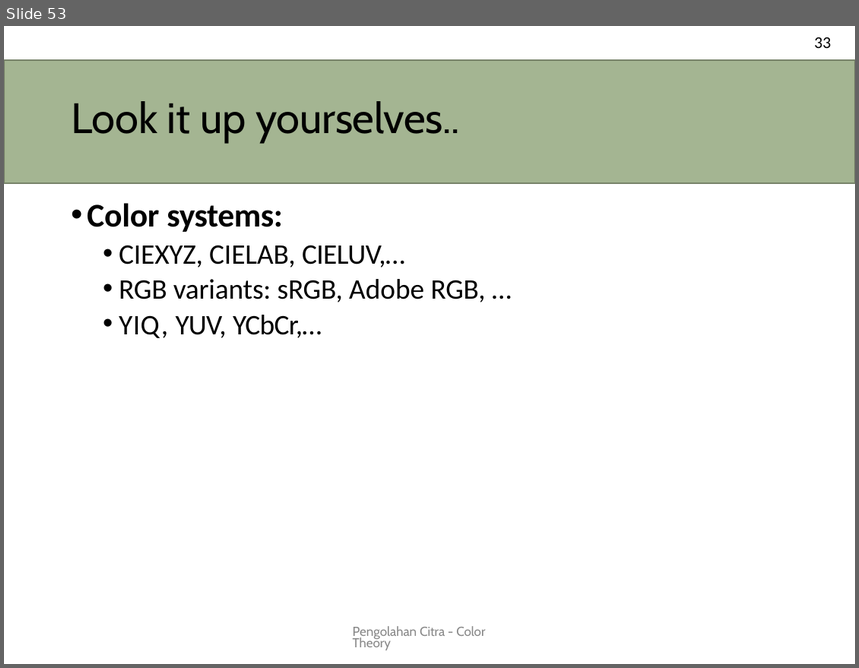
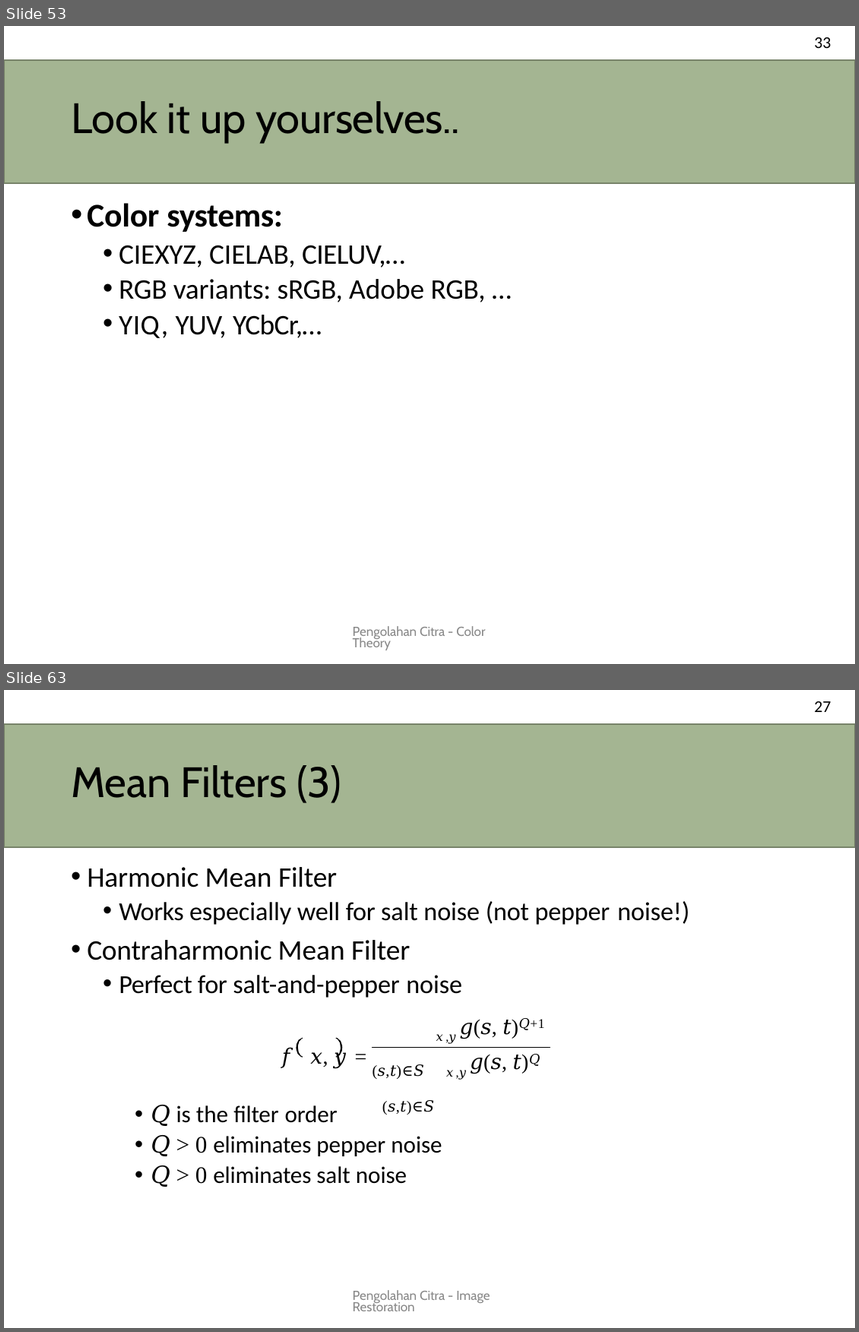
Before and after one commit to novalassalam/comvis, a slide deck: pencit.pptx. Shown one above the other, each under a label of ours: slide 53 before the commit, slides 53 and 63 after it; the slides between them are not shown. The pictures are 859x668 and 859x1332 pixels, drawn with LibreOffice and Linux fonts; fonts in the diff are those of the drawing. Boxes give left, top, right and bottom in pixels: in the first picture for what was removed or moved away, otherwise in the second. Text is boxed around its words. In the diff, an @@ line names an element or a change of style, - is before the commit and + after.

Commit message:
image restorasi

```diff
--- a/pencit.pptx
+++ b/pencit.pptx
@@ slide 63 added at (4,690,855,1328), background #FFFFFF @@
@@ text added at (814,701,831,712), 14 pt, text #000000 @@
+27
@@ title added at (4,724,855,847), fill #A4B592, outline #78846A 0.96 pt, 36 pt, text #000000 @@
+Mean Filters (3)
@@ text added at (87,867,690,998), 22 pt, text #000000 @@
+• Harmonic Mean Filter
+  • Works especially well for salt noise (not pepper noise!)
+• Contraharmonic Mean Filter
+  • Perfect for salt-and-pepper noise
@@ text added at (460,1018,544,1040), 18 pt, text #000000 @@
+𝑔(𝑠, 𝑡)𝑄+1
@@ text added at (282,1047,346,1069), 18 pt, text #000000 @@
+𝑓 𝑥, 𝑦 =
@@ freeform shape added at (296,1038,342,1058), fill #000000 @@
@@ freeform shape added at (373,1047,551,1047), outline #000000 1.2 pt @@
@@ text added at (436,1034,455,1044), 10.5 pt, text #000000 @@
+𝑥,𝑦
@@ text added at (470,1054,540,1075), 18 pt, text #000000 @@
+𝑔(𝑠, 𝑡)𝑄
@@ text added at (378,1065,424,1077), 13 pt, text #000000 @@
+(𝑠,𝑡)∈𝑆
@@ text added at (446,1070,466,1080), 10.5 pt, text #000000 @@
+𝑥,𝑦
@@ text added at (151,1105,442,1187), 20 pt, text #000000 @@
+• 𝑄 is the filter order
+• 𝑄 > 0 eliminates pepper noise
+• 𝑄 > 0 eliminates salt noise
@@ text added at (388,1100,434,1113), 13 pt, text #000000 @@
+(𝑠,𝑡)∈𝑆
@@ text added at (353,1290,490,1312), 11 pt, text #888888 @@
+Pengolahan Citra - Image Restoration
```
Also in this commit, not shown: 10 other slides added.
